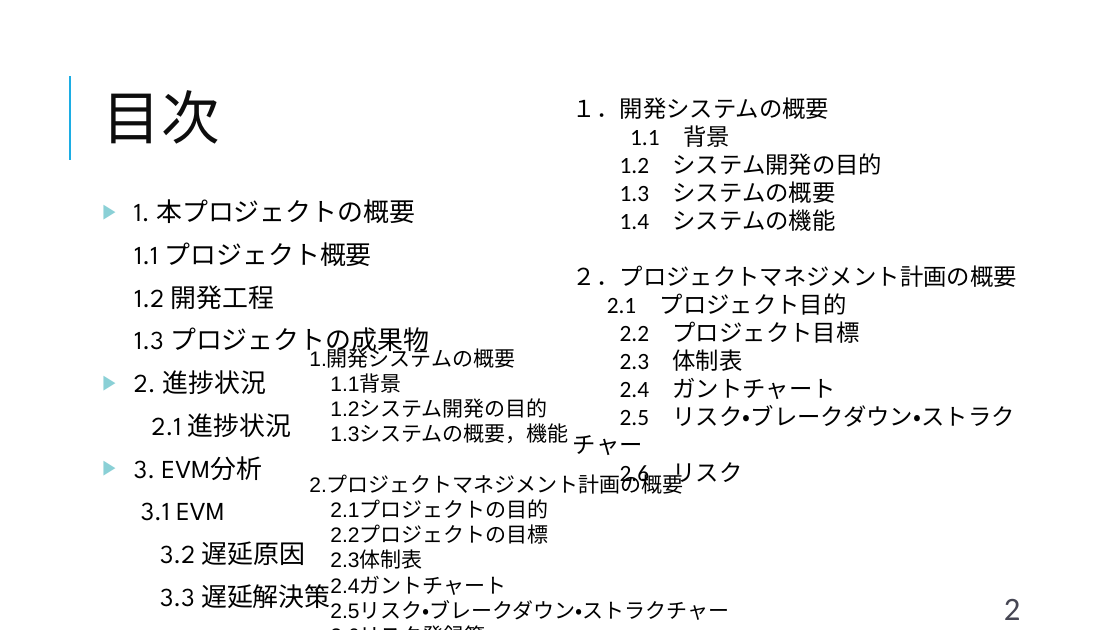
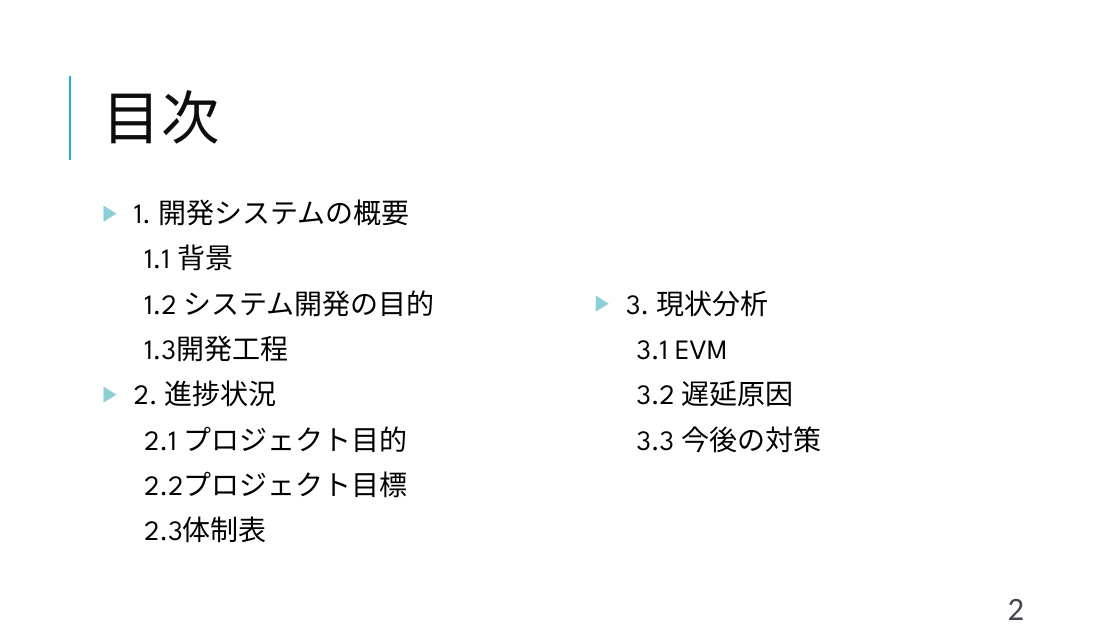
Before and after one commit to shimoda-a/pmpractice, a slide deck: slide 2 of yabuki-a/PM演習矢吹a/PM演習_中間報告_矢吹研A班.pptx. Drawn at 1120x630 pixels with LibreOffice and Linux fonts; fonts in the diff are those of the drawing. Boxes give left, top, right and bottom in pixels: in the first picture for what was removed or moved away, otherwise in the second. Text is boxed around its words. In the diff, an @@ line names an element or a change of style, - is before the commit and + after.

```diff
--- a/yabuki-a/PM演習矢吹a/PM演習_中間報告_矢吹研A班.pptx
+++ b/yabuki-a/PM演習矢吹a/PM演習_中間報告_矢吹研A班.pptx
@@ text removed at <box>573,97,1017,455</box> @@
-１．開発システムの概要
-1.1 背景
-1.2 システム開発の目的
-1.3 システムの概要
-1.4 システムの機能
-２．プロジェクトマネジメント計画の概要
-2.1 プロジェクト目的
-2.2 プロジェクト目標
-2.3 体制表
-2.4 ガントチャート
-2.5 リスク・ブレークダウン・ストラクチャー
-2.6 リスク
@@ text at <box>134,199,435,362</box>: text changed; size 22.2 to 24 pt @@
-▶ 1. 本プロジェクトの概要
-1.1 プロジェクト概要
-1.2 開発工程
-1.3 プロジェクトの成果物
+▶ 1. 開発システムの概要
+1.1 背景
+1.2 システム開発の目的
+1.3開発工程
@@ text added at <box>626,290,821,453</box>, 24 pt, text #000000 @@
+▶ 3. 現状分析
+3.1 EVM
+3.2 遅延原因
+3.3 今後の対策
@@ text removed at <box>309,349,729,620</box> @@
-1.開発システムの概要
-1.1背景
-1.2システム開発の目的
-1.3システムの概要，機能
-2.プロジェクトマネジメント計画の概要
-2.1プロジェクトの目的
-2.2プロジェクトの目標
-2.3体制表
-2.4ガントチャート
-2.5リスク・ブレークダウン・ストラクチャー
-2.6リスク登録簿
@@ text at <box>134,380,277,407</box>: size 22.2 to 24 pt in "2. 進捗状況" @@
@@ text at <box>144,426,408,543</box>: text changed; size 22.2 to 24 pt @@
-2.1 進捗状況
-▶ 3. EVM分析
-3.1 EVM
-3.2 遅延原因
-3.3 遅延解決策
+2.1 プロジェクト目的
+2.2プロジェクト目標
+2.3体制表
@@ text "2": place and size @@
-text "2" at <box>1004,599,1021,620</box>
+text "2" at <box>1008,599,1025,620</box>
```
Also in this commit, not shown: 9 other slides changed, 3 slides added, 5 slides removed, 1 other file.
